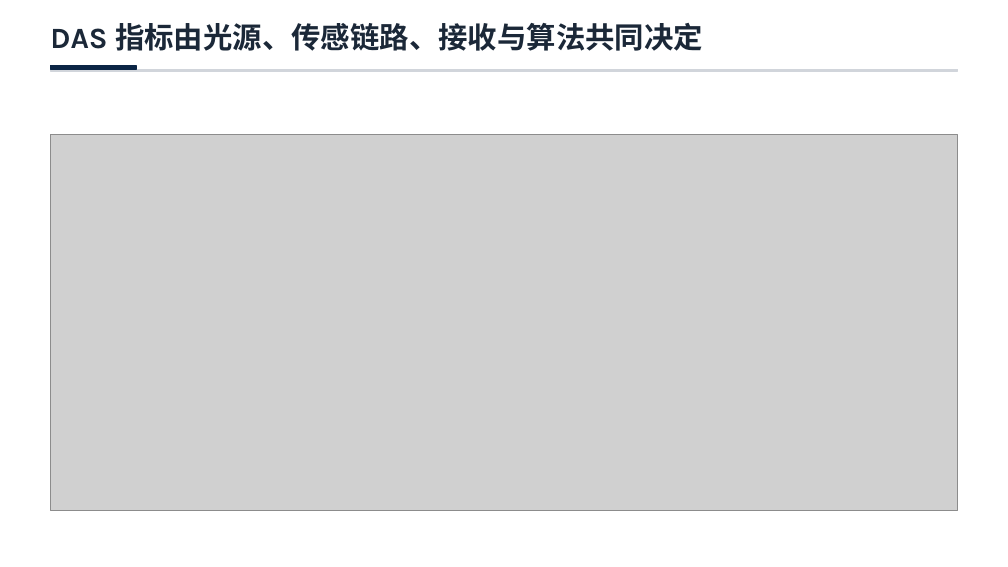
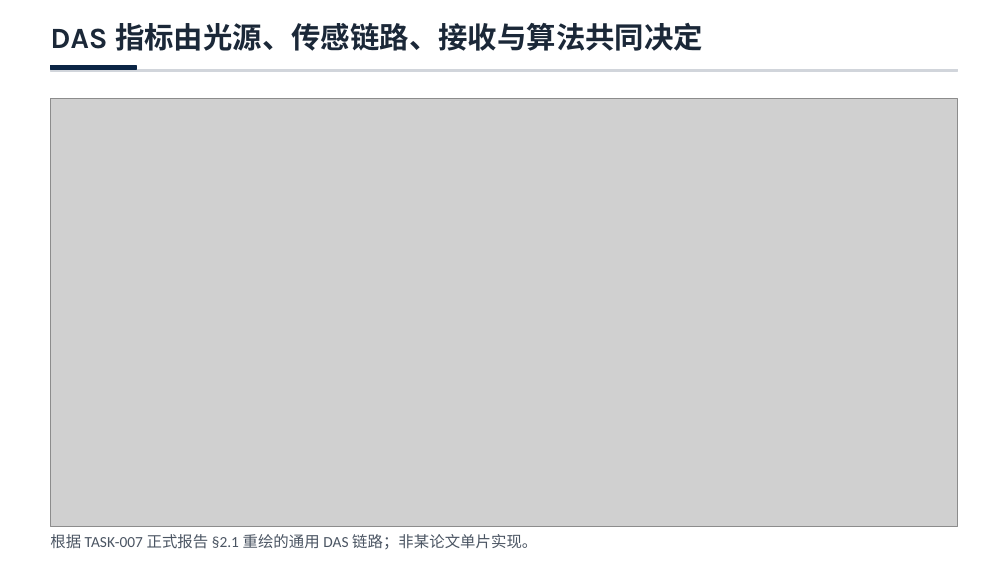
Before and after one commit to LlewynDavis/PIC_Harness_Research, a slide deck: slide 4 of presentations/task-008-group-meeting/TASK-008-组会调研优化版.pptx. Drawn at 1008x567 pixels with LibreOffice and Linux fonts; fonts in the diff are those of the drawing; grey boxes stand for pictures. Boxes give left, top, right and bottom in pixels: in the first picture for what was removed or moved away, otherwise in the second. Text is boxed around its words. In the diff, an @@ line names an element or a change of style, - is before the commit and + after.

Commit message:
docs: strengthen TASK-008 group meeting diagrams

```diff
--- a/presentations/task-008-group-meeting/TASK-008-组会调研优化版.pptx
+++ b/presentations/task-008-group-meeting/TASK-008-组会调研优化版.pptx
@@ picture: place and size @@
-picture at bbox=[50, 135, 958, 511]
+picture at bbox=[50, 99, 958, 527]
@@ text added at bbox=[50, 534, 537, 549], 11 pt, text #4B5563 @@
+根据 TASK-007 正式报告 §2.1 重绘的通用 DAS 链路；非某论文单片实现。
```
Also in this commit, not shown: 4 other slides changed, 8 slides added, 19 slides removed, 24 other files.
